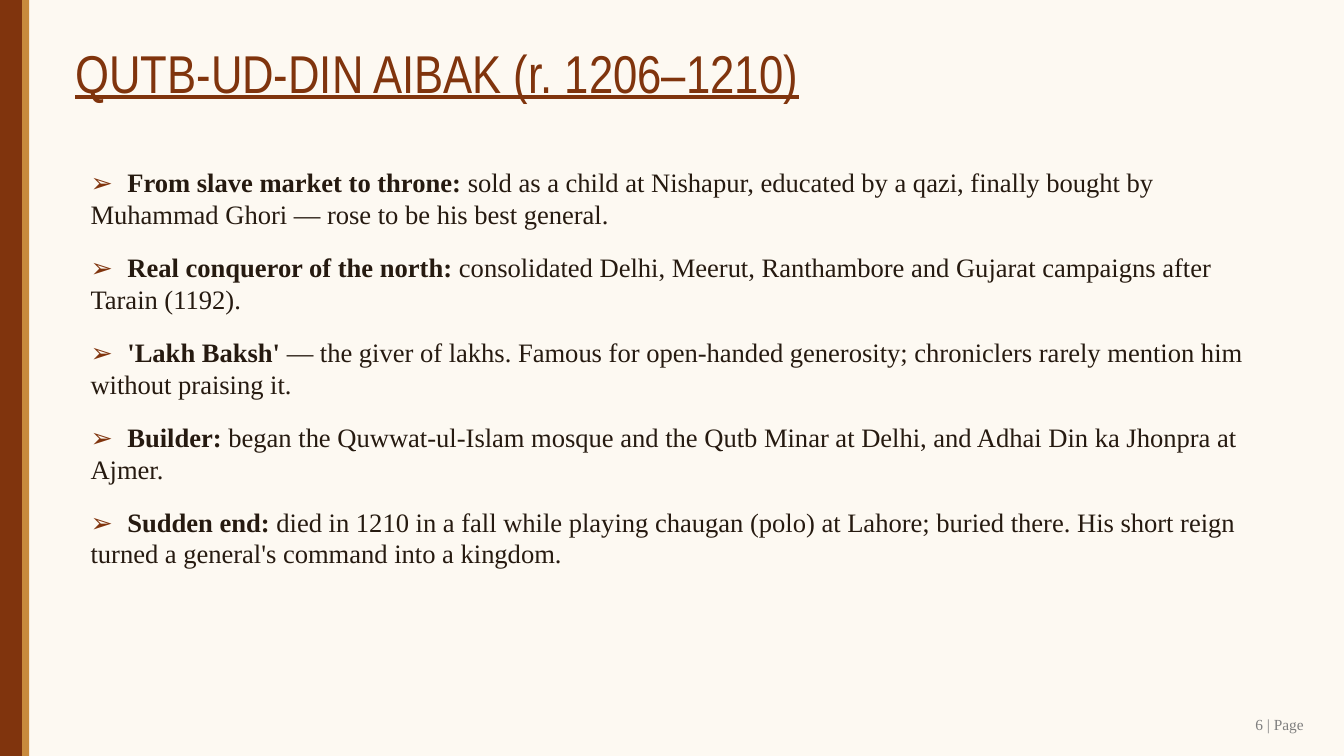
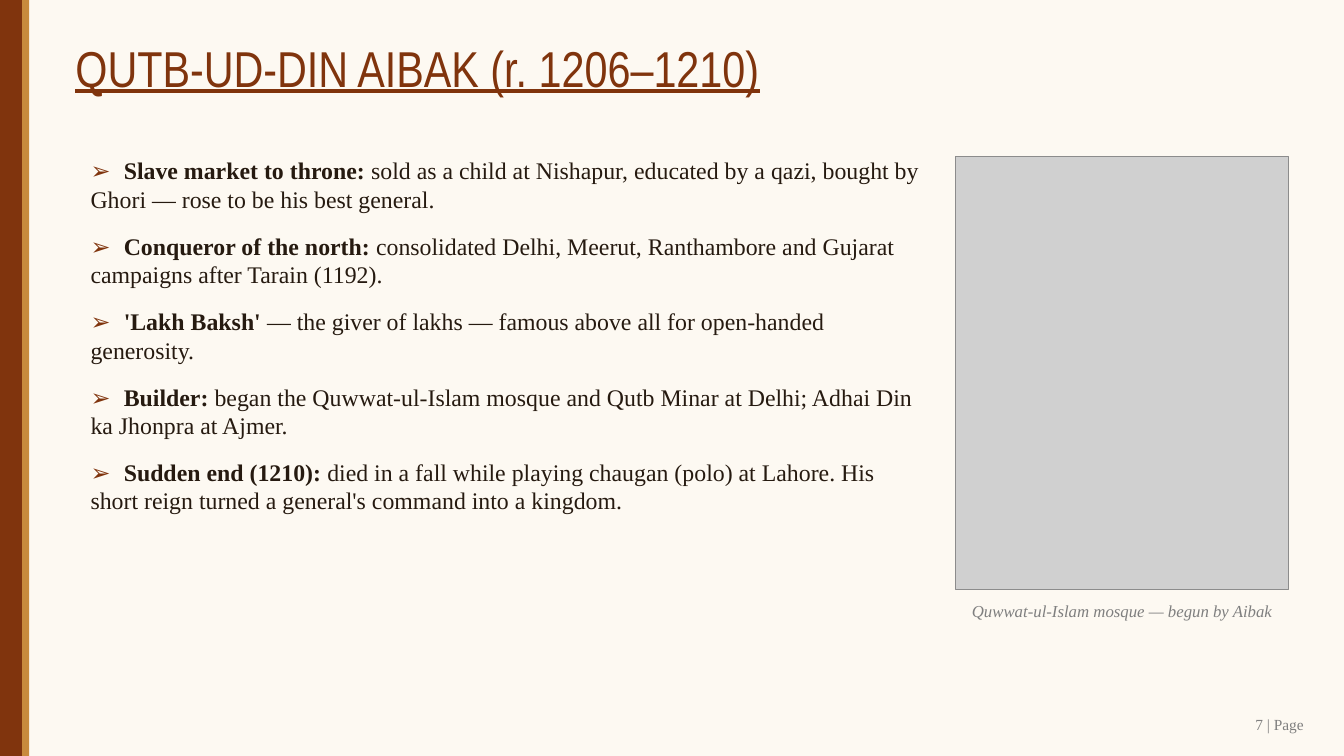
Before and after one commit to SangamSitapuri07/SIH, a slide deck: slide 7 of assignment/Slave_Dynasty_Mamluk_Presentation.pptx (slide 6 before the commit). Drawn at 1344x756 pixels with LibreOffice and Linux fonts; fonts in the diff are those of the drawing; grey boxes stand for pictures. Boxes give left, top, right and bottom in pixels: in the first picture for what was removed or moved away, otherwise in the second. Text is boxed around its words. In the diff, an @@ line names an element or a change of style, - is before the commit and + after.

```diff
--- a/assignment/Slave_Dynasty_Mamluk_Presentation.pptx
+++ b/assignment/Slave_Dynasty_Mamluk_Presentation.pptx
@@ text "QUTB-UD-DIN AIBAK (r. 1206–1210)" at <box>75,50,760,97</box>: size 38 to 36 pt @@
@@ text at <box>91,162,919,514</box>: text changed; size 19 to 17 pt @@
-➢ From slave market to throne: sold as a child at Nishapur, educated by a qazi, finally bought by Muhammad Ghori — rose to be his best general.
-➢ Real conqueror of the north: consolidated Delhi, Meerut, Ranthambore and Gujarat campaigns after Tarain (1192).
-➢ 'Lakh Baksh' — the giver of lakhs. Famous for open-handed generosity; chroniclers rarely mention him without praising it.
-➢ Builder: began the Quwwat-ul-Islam mosque and the Qutb Minar at Delhi, and Adhai Din ka Jhonpra at Ajmer.
-➢ Sudden end: died in 1210 in a fall while playing chaugan (polo) at Lahore; buried there. His short reign turned a general's command into a kingdom.
+➢ Slave market to throne: sold as a child at Nishapur, educated by a qazi, bought by Ghori — rose to be his best general.
+➢ Conqueror of the north: consolidated Delhi, Meerut, Ranthambore and Gujarat campaigns after Tarain (1192).
+➢ 'Lakh Baksh' — the giver of lakhs — famous above all for open-handed generosity.
+➢ Builder: began the Quwwat-ul-Islam mosque and Qutb Minar at Delhi; Adhai Din ka Jhonpra at Ajmer.
+➢ Sudden end (1210): died in a fall while playing chaugan (polo) at Lahore. His short reign turned a general's command into a kingdom.
@@ picture added at <box>956,156,1289,590</box> @@
@@ text added at <box>972,605,1272,621</box>, 12 pt, text #7F7F7F, italic @@
+Quwwat-ul-Islam mosque — begun by Aibak
@@ text at <box>1255,720,1304,733</box>: text changed @@
-6 | Page
+7 | Page
```
Also in this commit, not shown: 15 other slides changed, 1 slide added, 8 other files.
